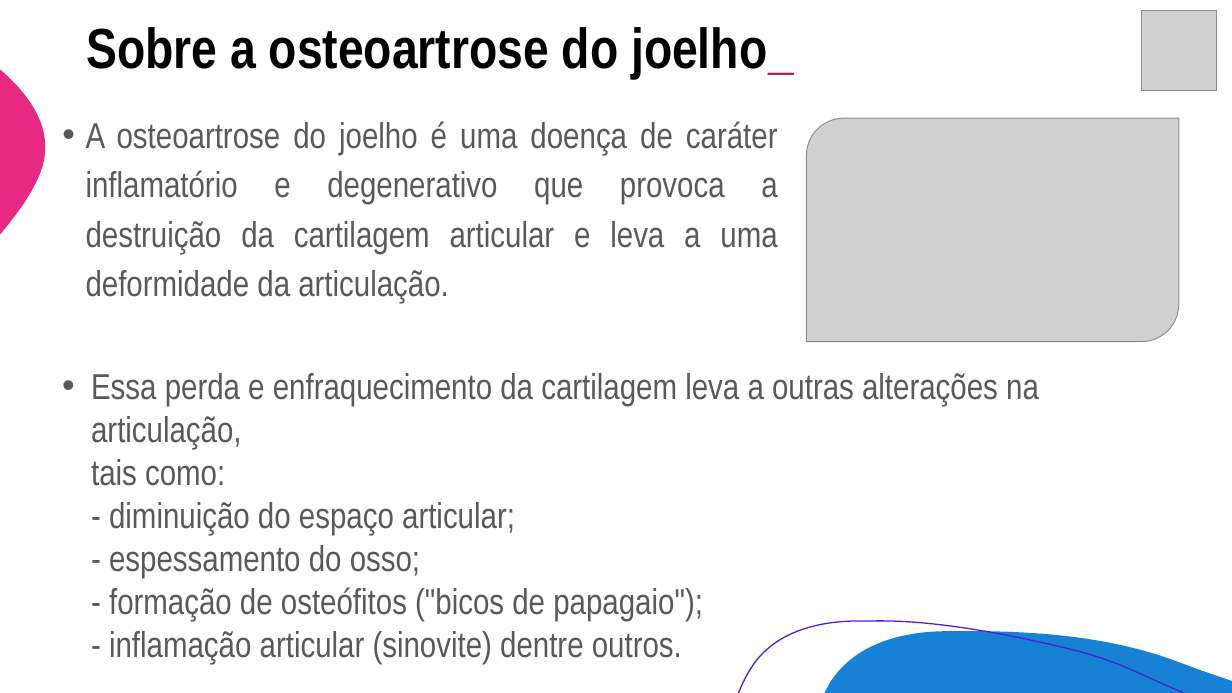
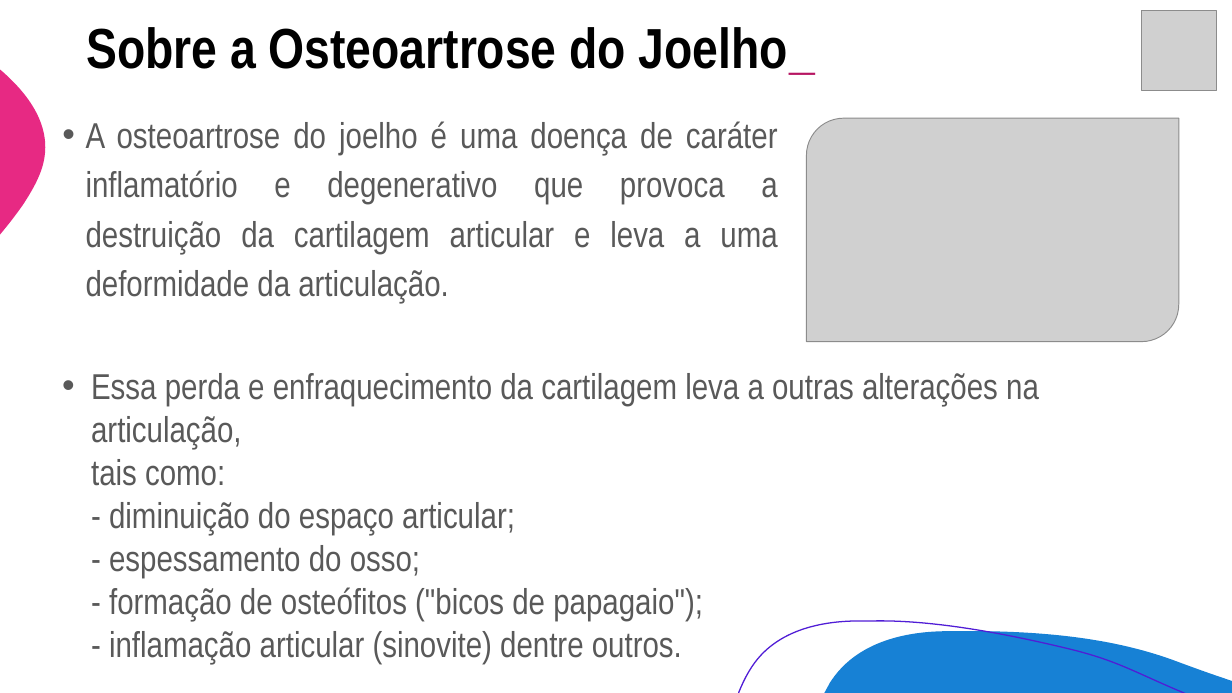
Before and after one commit to mauriciosobrinho/mdc-unicamp-final-project, a slide deck: slide 3 of ppt/Preliminar_Presentation.pptx. Drawn at 1232x693 pixels with LibreOffice and Linux fonts; fonts in the diff are those of the drawing; grey boxes stand for pictures. Boxes give left, top, right and bottom in pixels: in the first picture for what was removed or moved away, otherwise in the second. Text is boxed around its words. In the diff, an @@ line names an element or a change of style, - is before the commit and + after.

```diff
--- a/ppt/Preliminar_Presentation.pptx
+++ b/ppt/Preliminar_Presentation.pptx
@@ title at (x1=86, y1=27, x2=815, y2=75): text changed @@
-Sobre a osteoartrose do joelho_
+Sobre a Osteoartrose do Joelho_
```
Also in this commit, not shown: 9 other slides changed, 3 slides added, 3 slides removed.
